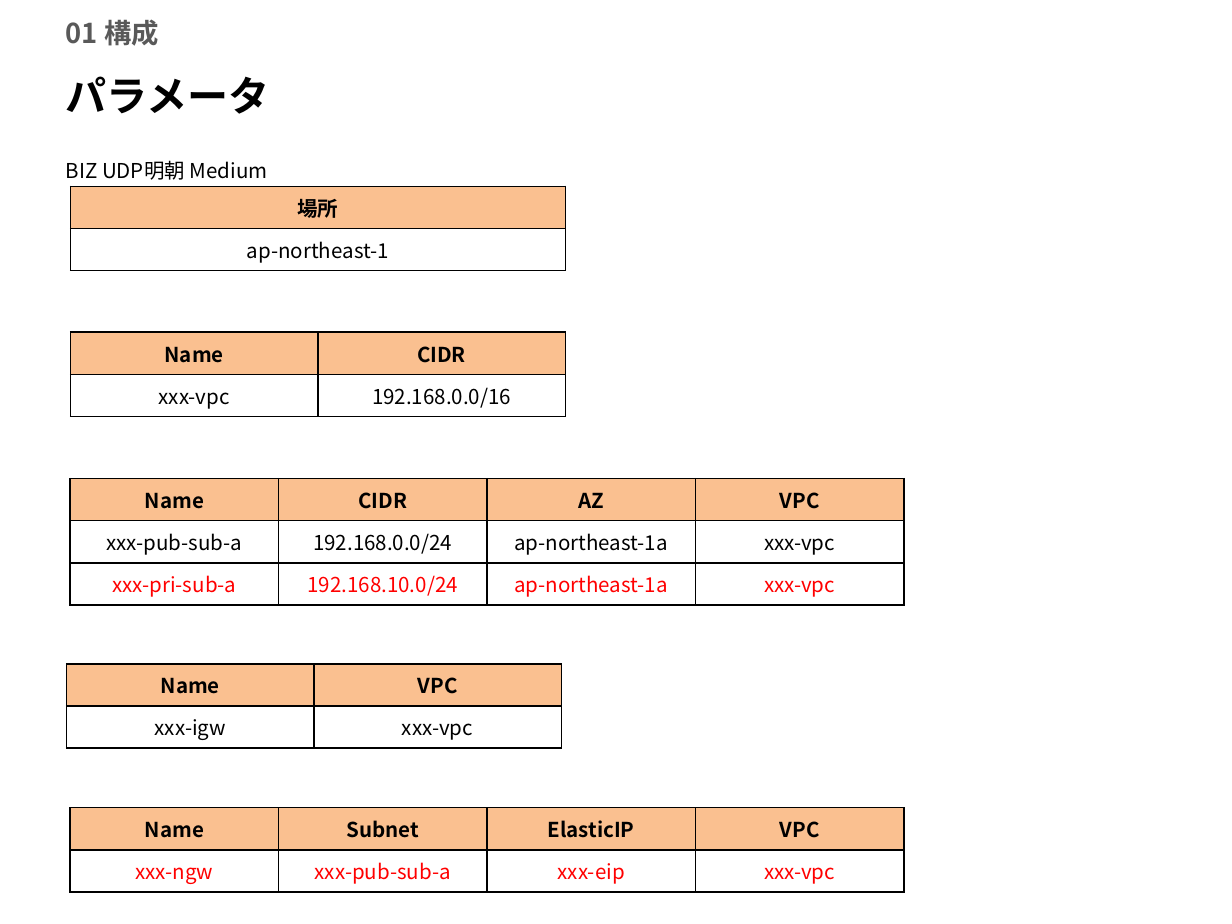
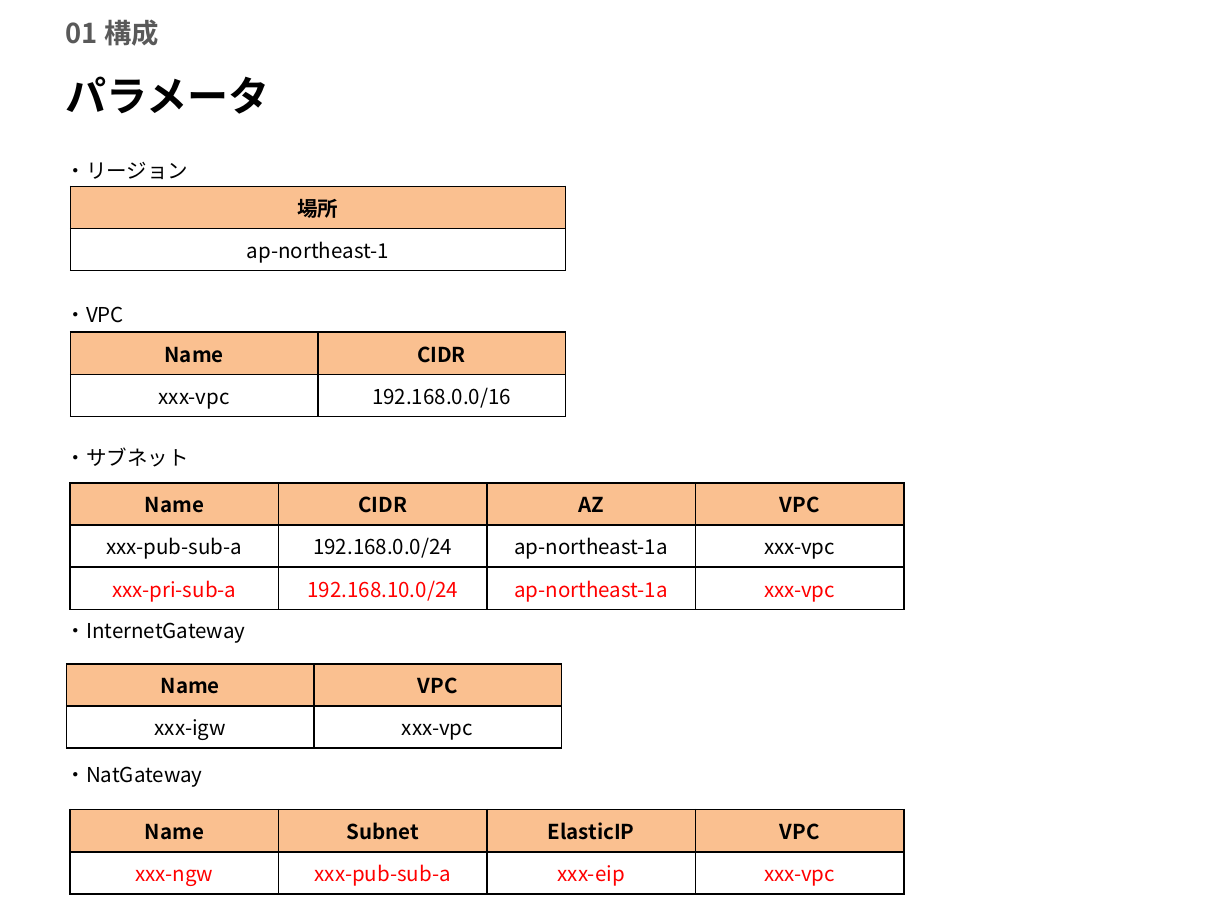
Before and after one commit to naseblab/github-school, a slide deck: slide 4 of 教材/5章_踏み台サーバーの構築(2層).pptx. Drawn at 1232x924 pixels with LibreOffice and Linux fonts; fonts in the diff are those of the drawing; background and template pictures are left out. Boxes give left, top, right and bottom in pixels: in the first picture for what was removed or moved away, otherwise in the second. Text is boxed around its words. In the diff, an @@ line names an element or a change of style, - is before the commit and + after.

```diff
--- a/教材/5章_踏み台サーバーの構築(2層).pptx
+++ b/教材/5章_踏み台サーバーの構築(2層).pptx
@@ text at (x1=66, y1=162, x2=246, y2=787): text changed @@
-BIZ UDP明朝 Medium
+・リージョン
+・VPC
+・サブネット
+・InternetGateway
+・NatGateway
@@ table moved from (x1=70, y1=478, x2=903, y2=601) to (x1=70, y1=483, x2=903, y2=606) @@
```
Also in this commit, not shown: 4 other slides changed, 8 other files.
